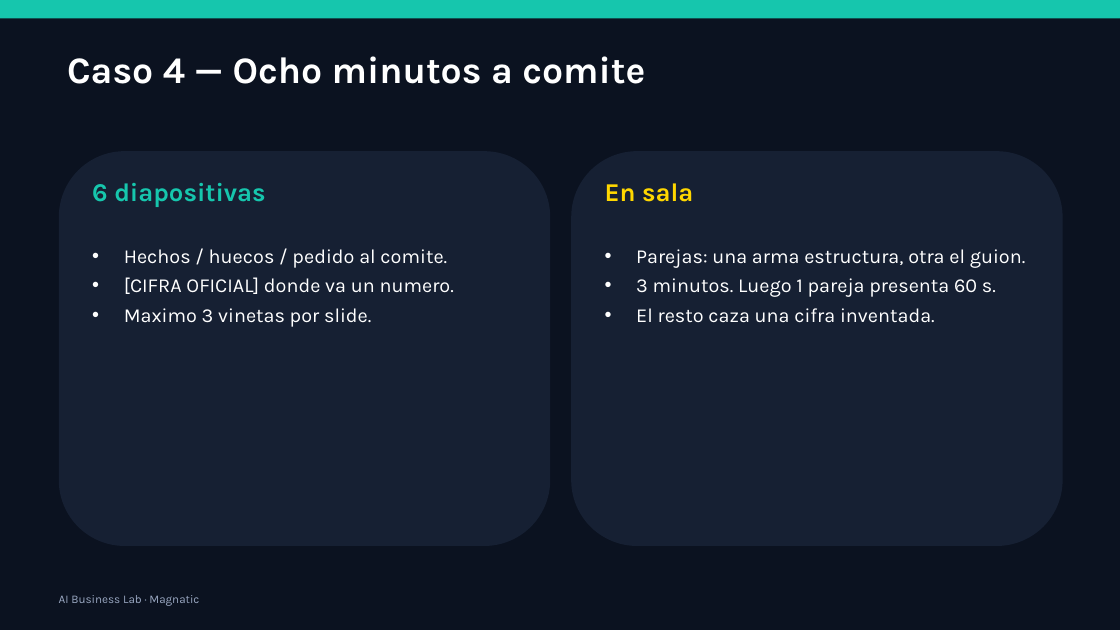
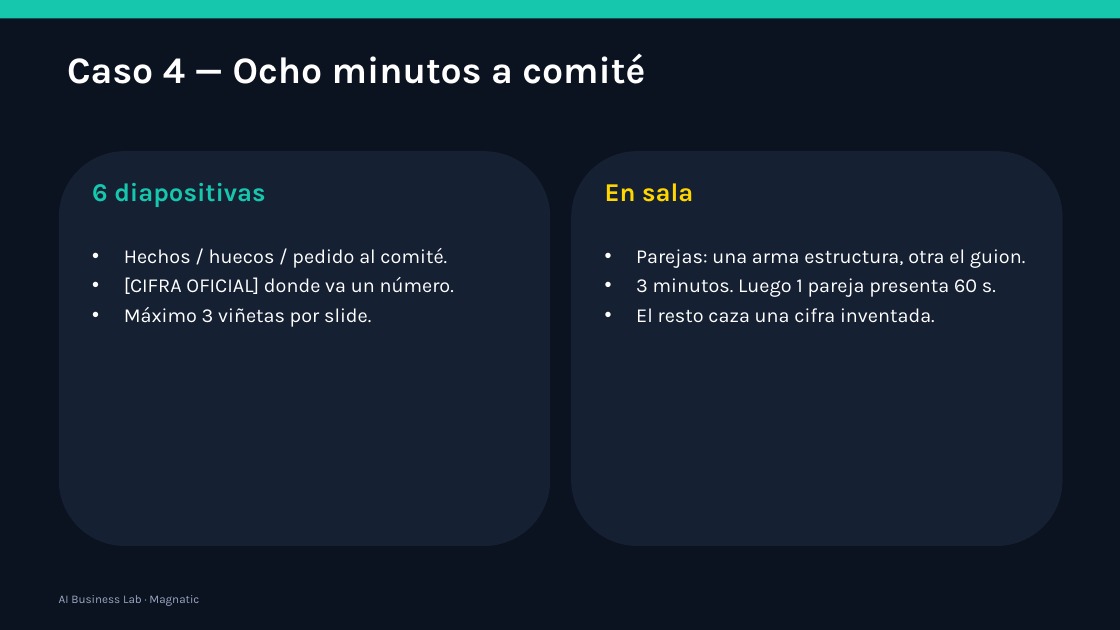
Before and after one commit to xander0408/CURSOS, a slide deck: slide 59 of AI-Business-Lab-Presentacion.pptx. Drawn at 1120x630 pixels with LibreOffice and Linux fonts; fonts in the diff are those of the drawing. Boxes give left, top, right and bottom in pixels: in the first picture for what was removed or moved away, otherwise in the second. Text is boxed around its words. In the diff, an @@ line names an element or a change of style, - is before the commit and + after.

```diff
--- a/AI-Business-Lab-Presentacion.pptx
+++ b/AI-Business-Lab-Presentacion.pptx
@@ text at [67,53,645,84]: text changed @@
-Caso 4 — Ocho minutos a comite
+Caso 4 — Ocho minutos a comité
@@ text at [124,248,454,327]: text changed @@
-• Hechos / huecos / pedido al comite.
-• [CIFRA OFICIAL] donde va un numero.
-• Maximo 3 vinetas por slide.
+• Hechos / huecos / pedido al comité.
+• [CIFRA OFICIAL] donde va un número.
+• Máximo 3 viñetas por slide.
```
Also in this commit, not shown: 56 other slides changed, 27 other files.
